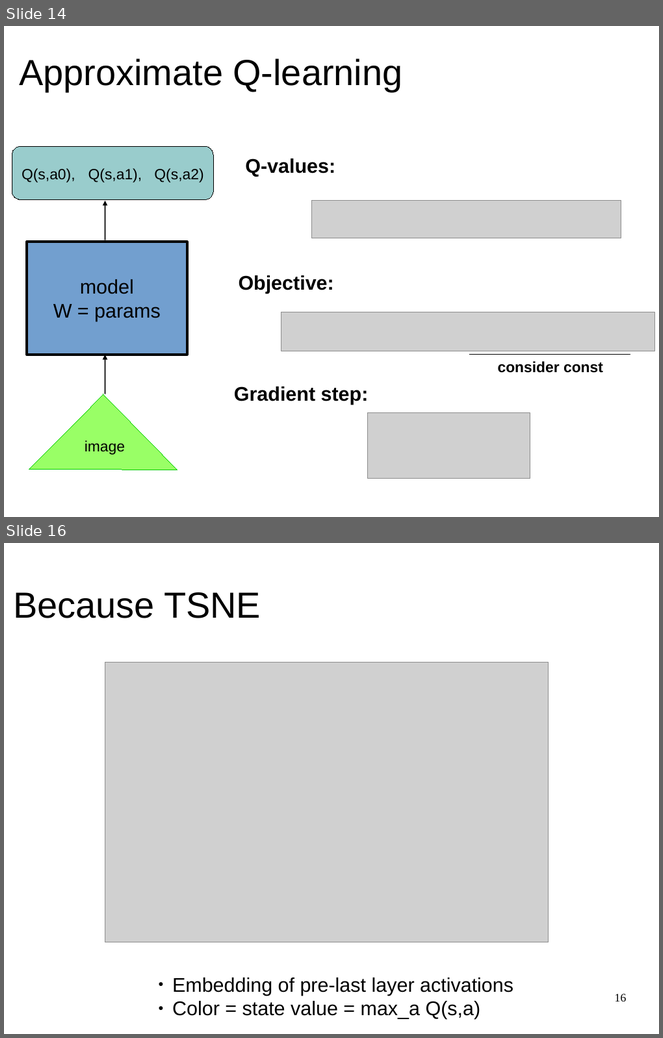
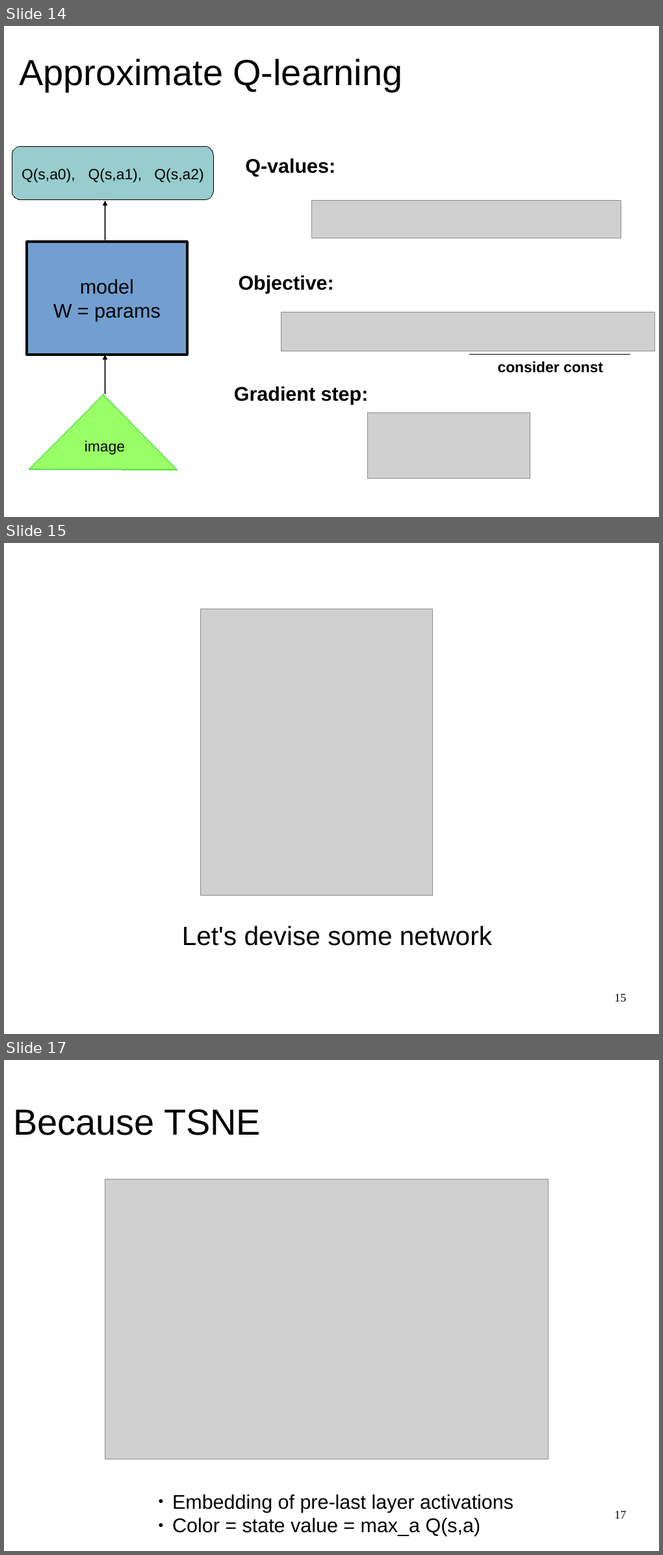
Before and after one commit to yandexdataschool/dqn_binder, a slide deck: slides.odp. Shown one above the other, each under a label of ours: slides 14 and 16 before the commit, slides 14, 15 and 17 after it; the slides between them are not shown. The pictures are 663x1038 and 663x1555 pixels, drawn with LibreOffice and Linux fonts; fonts in the diff are those of the drawing; grey boxes stand for pictures. Boxes give left, top, right and bottom in pixels: in the first picture for what was removed or moved away, otherwise in the second. Text is boxed around its words. In the diff, an @@ line names an element or a change of style, - is before the commit and + after.

```diff
--- a/slides.odp
+++ b/slides.odp
@@ slide 15 added at box(4, 543, 659, 1034), background #FFFFFF @@
@@ picture added at box(201, 609, 432, 895) @@
@@ text added at box(182, 926, 492, 946), 32 pt, text #000000 @@
+Let's devise some network
@@ page number added at box(615, 994, 627, 1002), 14 pt, text #000000 @@
+15
@@ what was slide 16 is now slide 17 @@
@@ page number at box(615, 1511, 627, 1519): text changed @@
-16
+17
```
Also in this commit, not shown: 2 slides changed, 2 other slides added, 1 slide removed, 2 other files.
